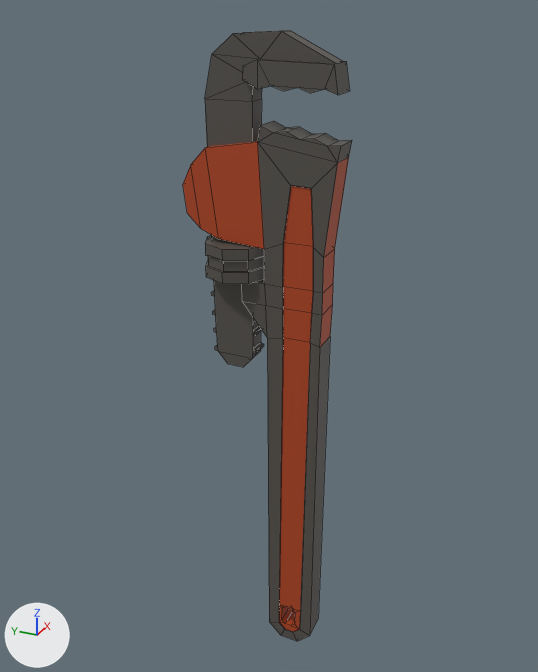
The FBX model Assets/Models/Weapons/wrench.fbx as it was, and as the next commit left it.
Both versions are drawn from a 50 mm lens placed at (-0.445, -0.177, 0.495), pointed at (0.013, 0.029, 0.266). The lights are fixed; the arrows at lower left show +X, +Y and +Z. Mesh edges are drawn as thin lines. Where no turn or scale is listed for an object, it has been applied to the vertices.

Script lines for the objects in view, before the commit:
```python
me_cube_001 = bpy.data.meshes.new('Cube.001')
me_cube_001.from_pydata(...)  # 290 vertices, 272 faces; spans x -0.023..0.023, y -0.029..0.083, z 0.0..0.476
# faces by material slot: [72, 200]
me_cube_001.materials.append(mat_ya)  # orange #b3461e
me_cube_001.materials.append(mat_met)  # dark grey #57534e
ob_cube = bpy.data.objects.new('Cube', me_cube_001)
ob_cube.location = (0.0, 0.0, 0.0)
```
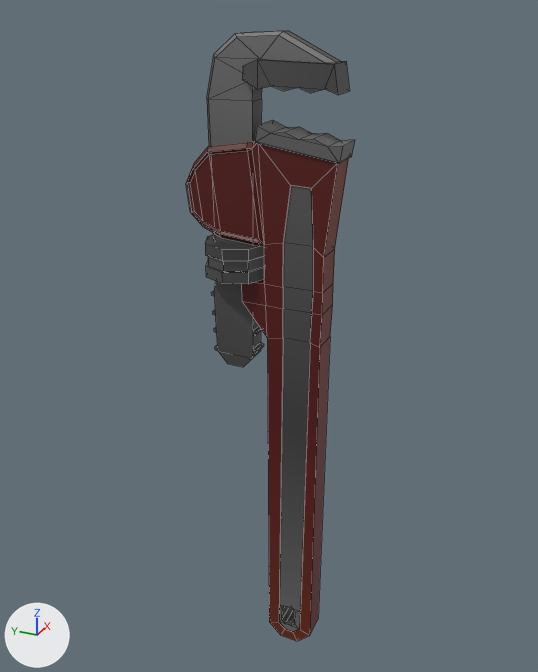
The change, as a list of edits to the scene's bpy script:
```text
Add img_weapon_atlas_png:
    img_weapon_atlas_png = load_image('Weapon Atlas.png', '../../Materials - Textures/Materials/Weapons/Weapon Atlas.png', 8, 8, 'sRGB')
Add mat_master:
    mat_master = principled_material('Master')
    mat_master.texture = img_weapon_atlas_png
Change me_cube_001:
    used by ob_cube; location = (0.0, 0.0, 0.0)
    remove me_cube_001.from_pydata(...)  # 290 vertices, 272 faces; spans x -0.023..0.023, y -0.029..0.083, z 0.0..0.476
    add me_cube_001.from_pydata(...)  # 348 vertices, 335 faces; spans x -0.023..0.023, y -0.03..0.083, z 0.0..0.476
    me_cube_001 part 1
    24 vertices are removed from x -0.011..0.011, y -0.029..0.083, z 0.341..0.459
    44 faces are deleted
    4 vertices in x -0.007..0.007, y 0.064..0.066, z 0.313..0.435 move by (0.0, -0.003, 0.0)
    4 vertices in x -0.007..0.007, y 0.044..0.059, z 0.462..0.474 move by (0.0, -0.002, -0.002)
    10 vertices move from x -0.011..0.011, y -0.02..0.016, z 0.412..0.476 to x -0.012..0.012, y -0.03..0.03, z 0.403..0.474
    62 vertices are added at x -0.012..0.011, y -0.023..0.083, z 0.313..0.476
    8 new vertices lie (0.014, 0.0, 0.0) away from vertices in x -0.007, y 0.027..0.083, z 0.342..0.41
    6 new vertices lie (0.024, 0.0, 0.0) away from vertices in x -0.012, y -0.012..0.028, z 0.411..0.422
    6 new vertices lie (0.008, 0.0, 0.0) away from vertices in x -0.004, y -0.023..0.066, z 0.313..0.476
    107 new faces join them
    me_cube_001 part 2: 58 faces spanning x -0.011..0.011, y -0.027..0.01, z 0.008..0.403 switch from mat_ya (orange #b3461e) to mat_master (picture img_weapon_atlas_png)
    me_cube_001 part 3: 170 faces spanning x -0.023..0.023, y -0.03..0.071, z 0.0..0.474 switch from mat_met (dark grey #57534e) to mat_master (picture img_weapon_atlas_png)
```

Changed parts and their boxes (x1, y1, x2, y2) in the pictures (538 x 672 px):
'Cube', reshaped: before (183, 30, 352, 641); after (186, 30, 355, 641)
part 1 of me_cube_001, built on: before (183, 30, 352, 358); after (186, 30, 355, 358)
part 2 of me_cube_001, recoloured (brown to grey): (279, 158, 349, 632) in both
part 3 of me_cube_001, recoloured (grey to red): (205, 60, 338, 641) in both
